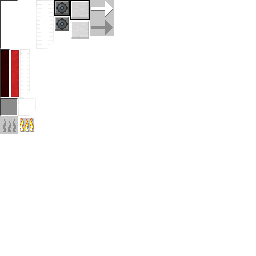
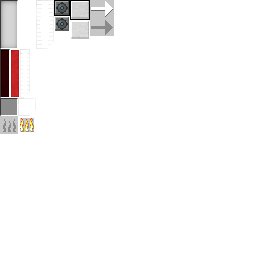
The second w=256, h=256 image is a revision of the first. Changes to its layers:
painted on "Layer" over (1, 1, 17, 48)
